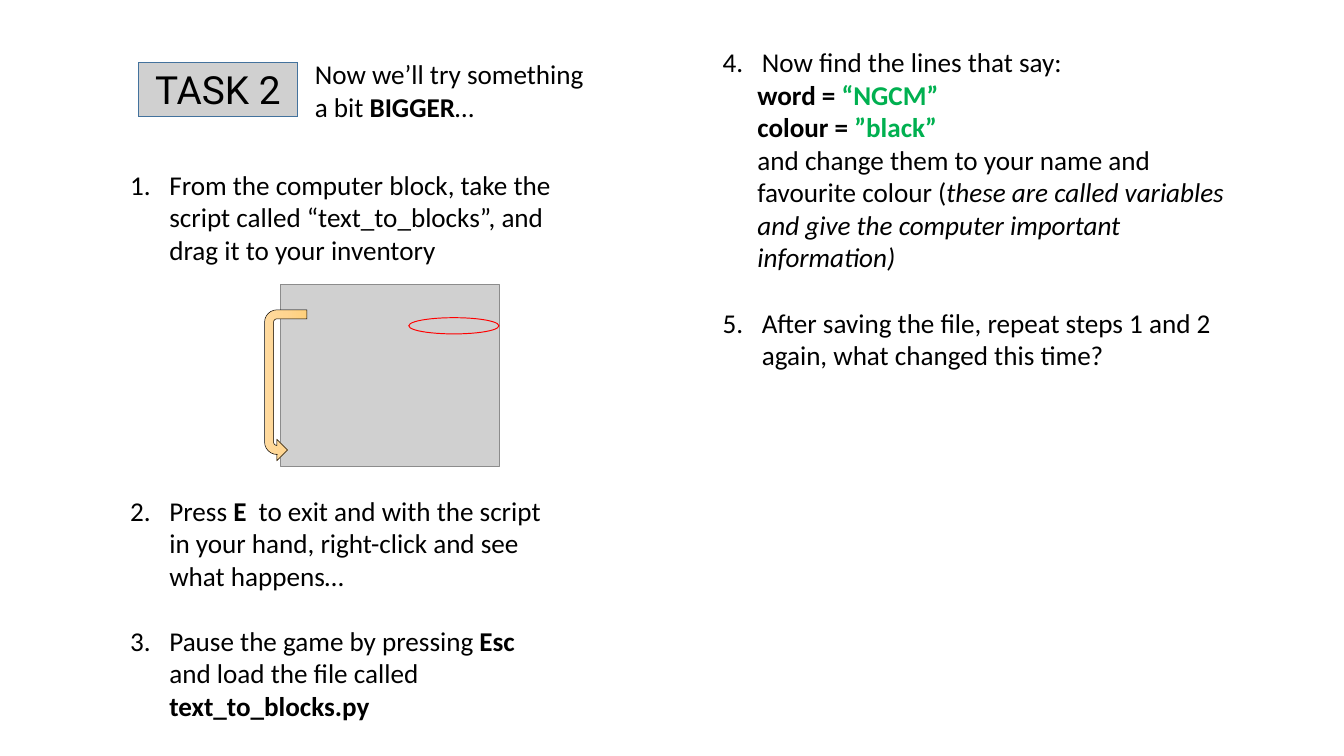
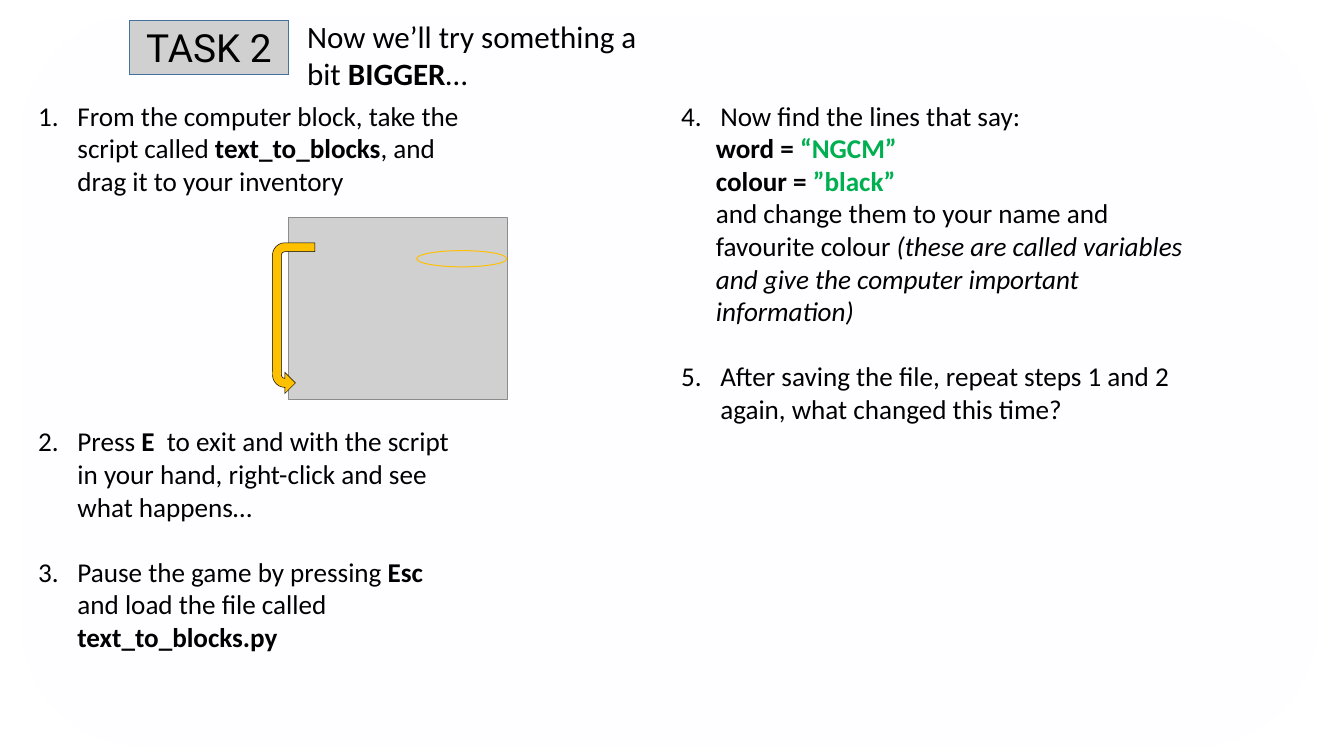
Before and after one commit to alvaropp/PythonTool_outreach, a slide deck: slide 2 of programming_challenge/tasks.horizontal.pptx. Drawn at 1344x756 pixels with LibreOffice and Linux fonts; fonts in the diff are those of the drawing; grey boxes stand for pictures; background and template pictures are left out. Boxes give left, top, right and bottom in pixels: in the first picture for what was removed or moved away, otherwise in the second. Text is boxed around its words. In the diff, an @@ line names an element or a change of style, - is before the commit and + after.

```diff
--- a/programming_challenge/tasks.horizontal.pptx
+++ b/programming_challenge/tasks.horizontal.pptx
@@ rounded rectangle added at <box>21,15,1317,747</box>, fill #FEFDFF at 75% opacity @@
@@ rounded rectangle removed at <box>82,25,672,730</box> @@
@@ picture "TASK 2": place and size @@
-picture "TASK 2" at <box>138,62,297,116</box>
+picture "TASK 2" at <box>129,20,288,74</box>
@@ text "Now we’ll try something a ...": place and size @@
-text "Now we’ll try something a ..." at <box>315,65,583,118</box>
+text "Now we’ll try something a ..." at <box>307,26,636,86</box>
@@ text "Now we’ll try something a ..." at <box>307,26,636,86</box>: size 28 to 32 pt @@
@@ rounded rectangle removed at <box>672,24,1262,729</box> @@
@@ text "From the computer block, take ...": place and size @@
-text "From the computer block, take ..." at <box>169,176,551,721</box>
+text "From the computer block, take ..." at <box>77,107,459,652</box>
@@ text at <box>77,107,459,196</box>: text changed @@
-1. From the computer block, take the script called “text_to_blocks”, and drag it to your inventory
+1. From the computer block, take the script called text_to_blocks, and drag it to your inventory
@@ text "Now find the lines that ...": place and size @@
-text "Now find the lines that ..." at <box>757,53,1224,370</box>
+text "Now find the lines that ..." at <box>716,107,1182,424</box>
@@ text at <box>716,204,1182,325</box>: italic on in "(these" @@
@@ 1 picture, 1 ellipse, 1 uturn arrow: place and size @@
-1 picture, 1 ellipse, 1 uturn arrow at <box>264,285,499,467</box>
+1 picture, 1 ellipse, 1 uturn arrow at <box>272,218,507,400</box>
@@ uturn arrow at <box>272,243,315,394</box>: fill gradient #FFDB9E to #FFD590 to #FFD07C to #FFC000 @@
@@ ellipse at <box>417,251,507,267</box>: outline #FF0000 1 pt to #FFC000 1 pt @@
```
Also in this commit, not shown: 1 other slide changed, 2 slides added, 1 slide removed, 1 other file.
